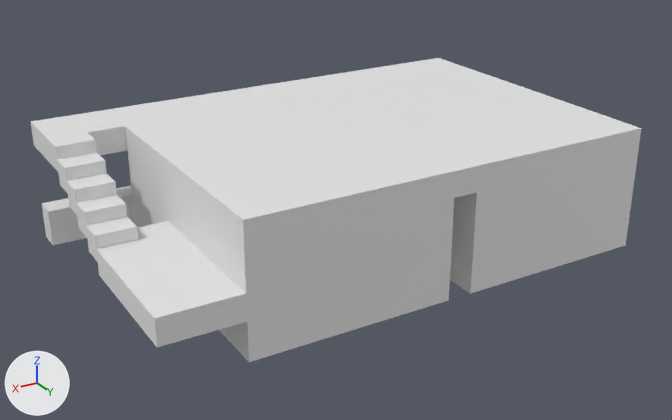
Renders of the FBX model Assets/Art/Models/Stage/Stage_Building_Apartment_Middle_01.fbx from each side of a commit.
Before and after are seen from a 50 mm camera at (14.23, 23.91, 13.04) aimed at (0.08, 0.33, 1.25). Arrows for +X, +Y and +Z are at lower left; the lights stay in place. The first picture is the older version. Where no turn or scale is listed for an object, it has been applied to the vertices.

The scene before the commit, as lines of its bpy script (objects in view):
```python
me_stage_building_apartment_middle_01_concrete = bpy.data.meshes.new('Stage_Building_Apartment_Middle_01_Concrete')
me_stage_building_apartment_middle_01_concrete.from_pydata(...)  # 258 vertices, 258 faces; spans x -8.0..8.0, y -5.2..5.2, z 0.0..4.0
me_stage_building_apartment_middle_01_concrete.materials.append(mat_concrete)  # white #e7e7e7
me_stage_building_apartment_middle_01_glass = bpy.data.meshes.new('Stage_Building_Apartment_Middle_01_Glass')
me_stage_building_apartment_middle_01_glass.from_pydata(...)  # a box spanning x -4.0..-2.4, y -2.8..-2.0, z 1.2..2.4; a box spanning x -5.6..-2.8, y 4.4..5.2, z 0.8..2.8; a box spanning x 2.0..3.6, y -2.8..-2.0, z 1.2..2.4; a box spanning x 0.4..3.2, y 4.4..5.2, z 0.8..2.8
me_stage_building_apartment_middle_01_glass.materials.append(mat_glass)  # white #e7e7e7
ob_stage_building_apartment_middle_01_concrete = bpy.data.objects.new('Stage_Building_Apartment_Middle_01_Concrete', me_stage_building_apartment_middle_01_concrete)
ob_stage_building_apartment_middle_01_concrete.location = (0.0, 0.0, 0.0)
ob_stage_building_apartment_middle_01_glass = bpy.data.objects.new('Stage_Building_Apartment_Middle_01_Glass', me_stage_building_apartment_middle_01_glass)
ob_stage_building_apartment_middle_01_glass.location = (0.0, 0.0, 0.0)
```
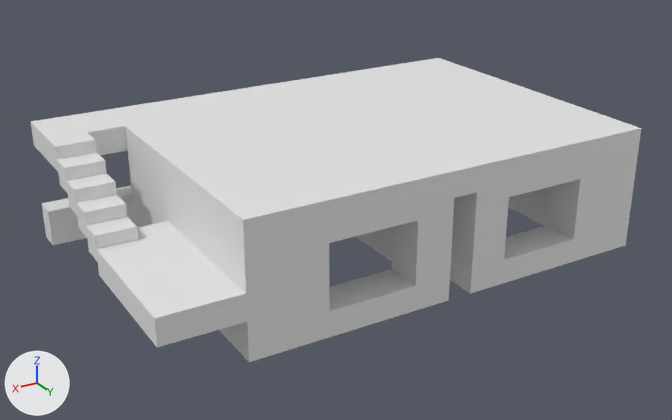
Scene script edits in JSON lines:
```json
{"op": "remove", "block": "ob_stage_building_apartment_middle_01_glass", "code": ["ob_stage_building_apartment_middle_01_glass = bpy.data.objects.new('Stage_Building_Apartment_Middle_01_Glass', me_stage_building_apartment_middle_01_glass)", "ob_stage_building_apartment_middle_01_glass.location = (0.0, 0.0, 0.0)"]}
```

Boxes [x1, y1, x2, y2] around the edits, measured in the pictures (672 x 420 px):
```json
{"object": "Stage_Building_Apartment_Middle_01_Glass", "change": "deleted", "before": [329, 179, 580, 311]}
```
